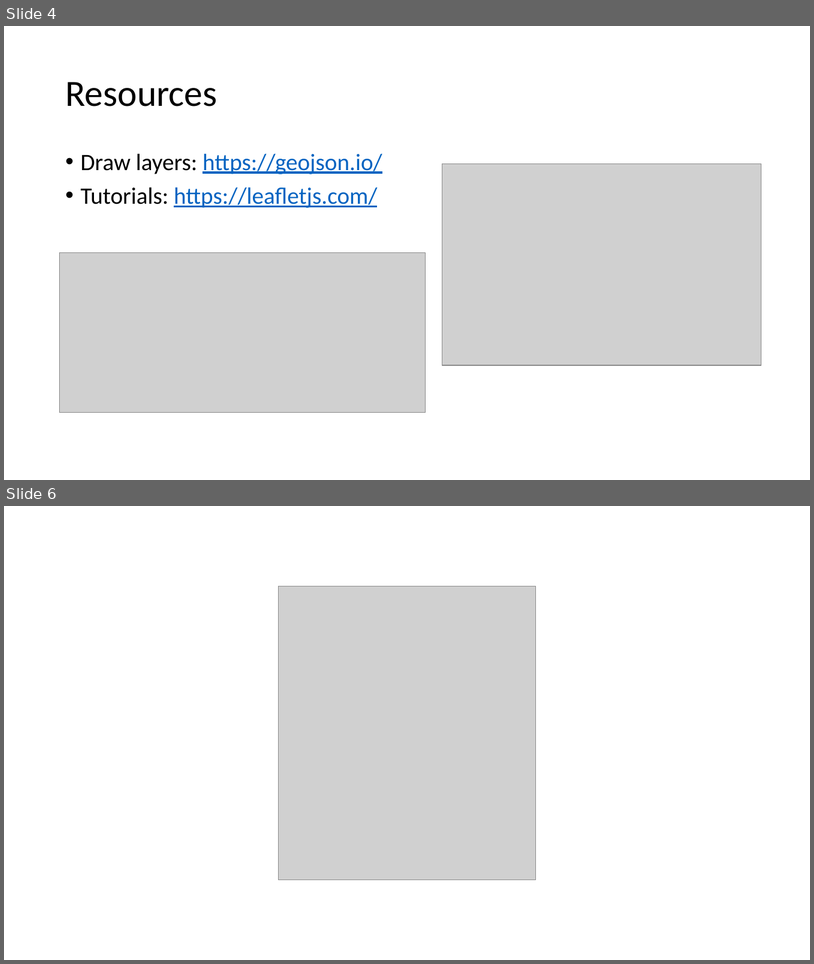
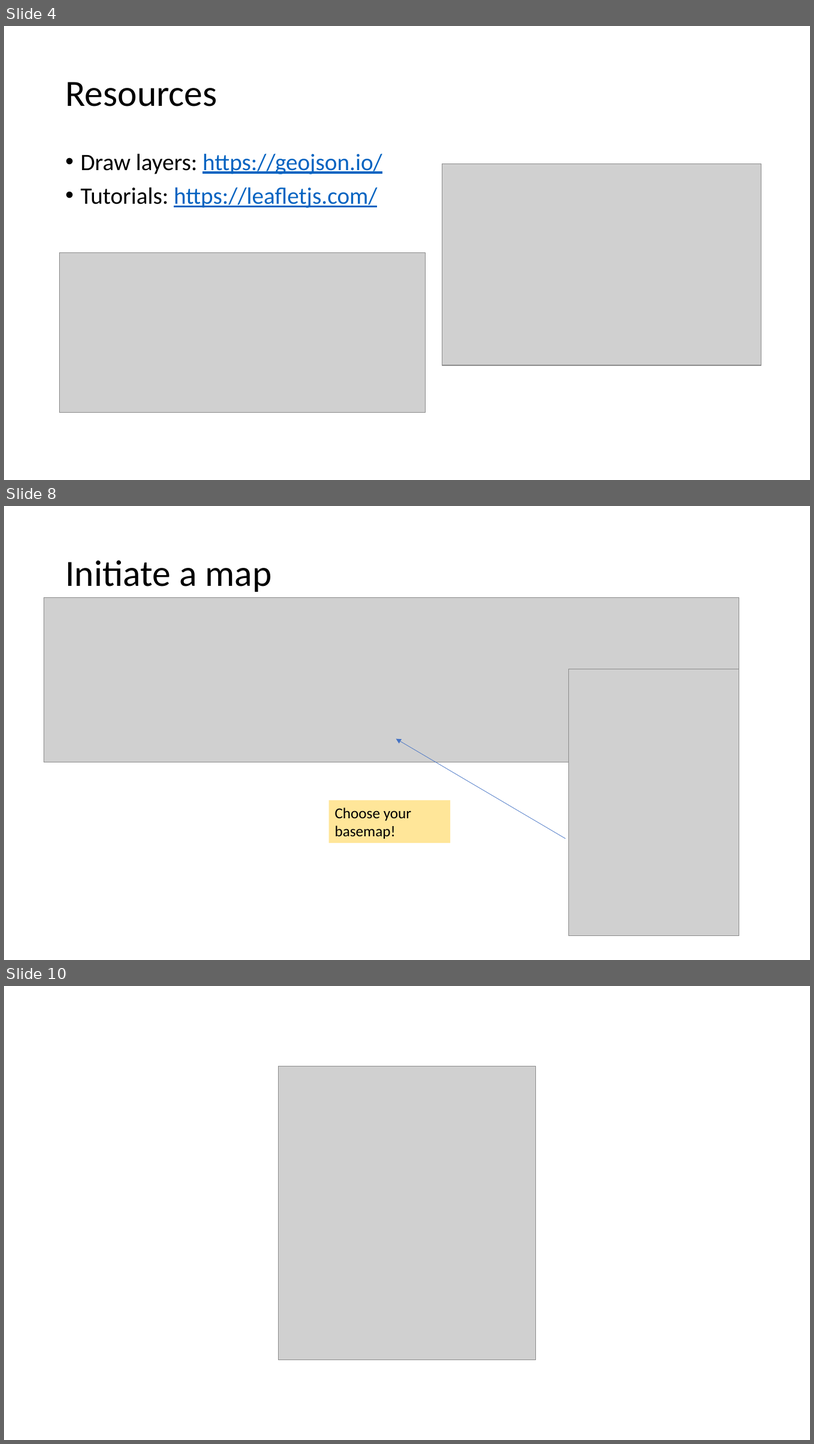
Before and after one commit to mckeont/GeoTag, a slide deck: Presentation/Presentation.pptx. Shown one above the other, each under a label of ours: slides 4 and 6 before the commit, slides 4, 8 and 10 after it; the slides between them are not shown. The pictures are 814x964 and 814x1444 pixels, drawn with LibreOffice and Linux fonts; fonts in the diff are those of the drawing; grey boxes stand for pictures. Boxes give left, top, right and bottom in pixels: in the first picture for what was removed or moved away, otherwise in the second. Text is boxed around its words. In the diff, an @@ line names an element or a change of style, - is before the commit and + after.

```diff
--- a/Presentation/Presentation.pptx
+++ b/Presentation/Presentation.pptx
@@ slide 8 added at box(4, 506, 810, 960), background #FFFFFF @@
@@ title added at box(65, 560, 272, 592), 44 pt, text #000000 @@
+Initiate a map
@@ picture added at box(44, 597, 740, 762) @@
@@ picture added at box(569, 669, 740, 936) @@
@@ arrow added from (566, 838) to (396, 739), #4472C4 0.5 pt @@
@@ rectangle added at box(329, 800, 450, 843), fill #FFE699, 18 pt, text #000000 @@
+Choose your basemap!
@@ what was slide 6 is now slide 10 @@
```
Also in this commit, not shown: 2 slides changed, 4 other slides added, 1 slide removed.
